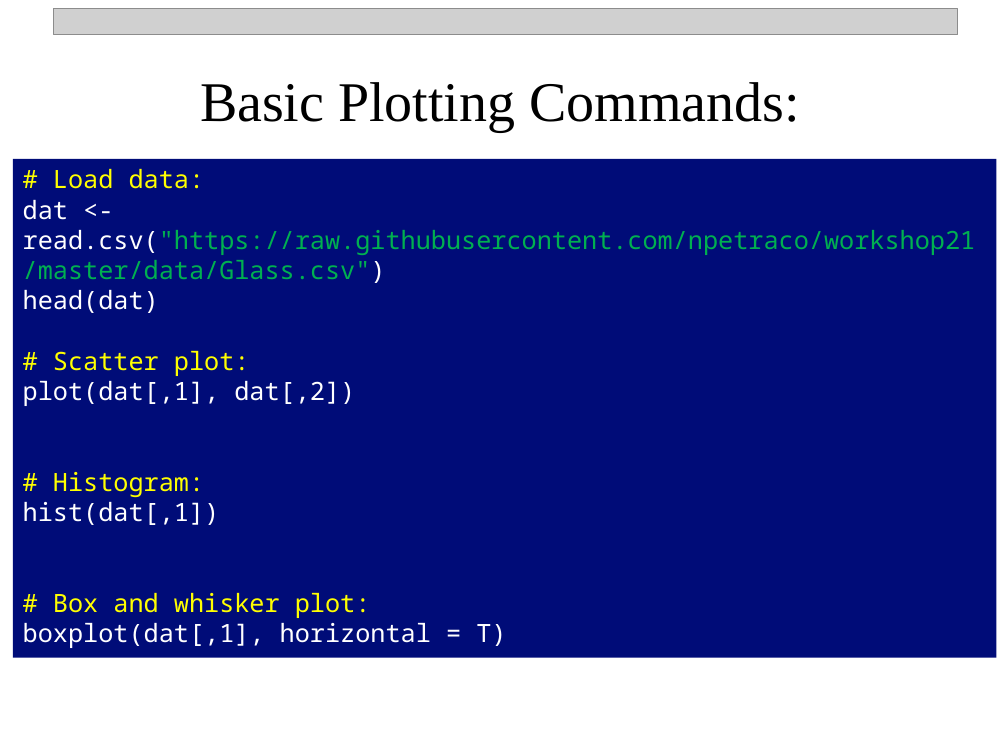
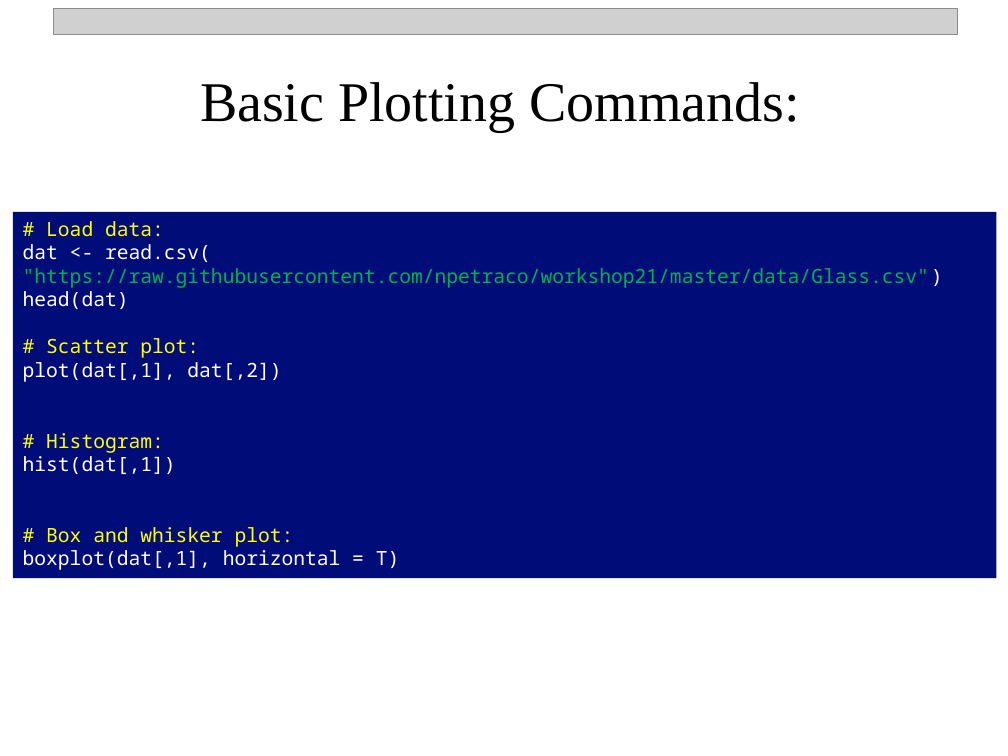
Before and after one commit to npetraco/Rworkshop, a slide deck: slide 21 of notes/two_day/day_1.pptx (slide 18 before the commit). Drawn at 1008x756 pixels with LibreOffice and Linux fonts; fonts in the diff are those of the drawing; grey boxes stand for pictures. Boxes give left, top, right and bottom in pixels: in the first picture for what was removed or moved away, otherwise in the second. Text is boxed around its words. In the diff, an @@ line names an element or a change of style, - is before the commit and + after.

```diff
--- a/notes/two_day/day_1.pptx
+++ b/notes/two_day/day_1.pptx
@@ rectangle "# Load data:": place and size @@
-rectangle "# Load data:" at (13, 159, 997, 658)
+rectangle "# Load data:" at (13, 212, 997, 579)
@@ text in rectangle at (23, 221, 400, 570): size 18 to 14 pt in "# Load data:", "head(dat)", "# Scatter plot:", "plot(dat[,1], dat[,2])" and 4 more places @@
@@ text in rectangle at (23, 244, 943, 288): text changed; size 18 to 14 pt @@
-dat <- read.csv("https://raw.githubusercontent.com/npetraco/workshop21/master/data/Glass.csv")
+dat <- read.csv(
+"https://raw.githubusercontent.com/npetraco/workshop21/master/data/Glass.csv")
```
Also in this commit, not shown: 6 other slides changed, 3 slides added, 4 other files.
